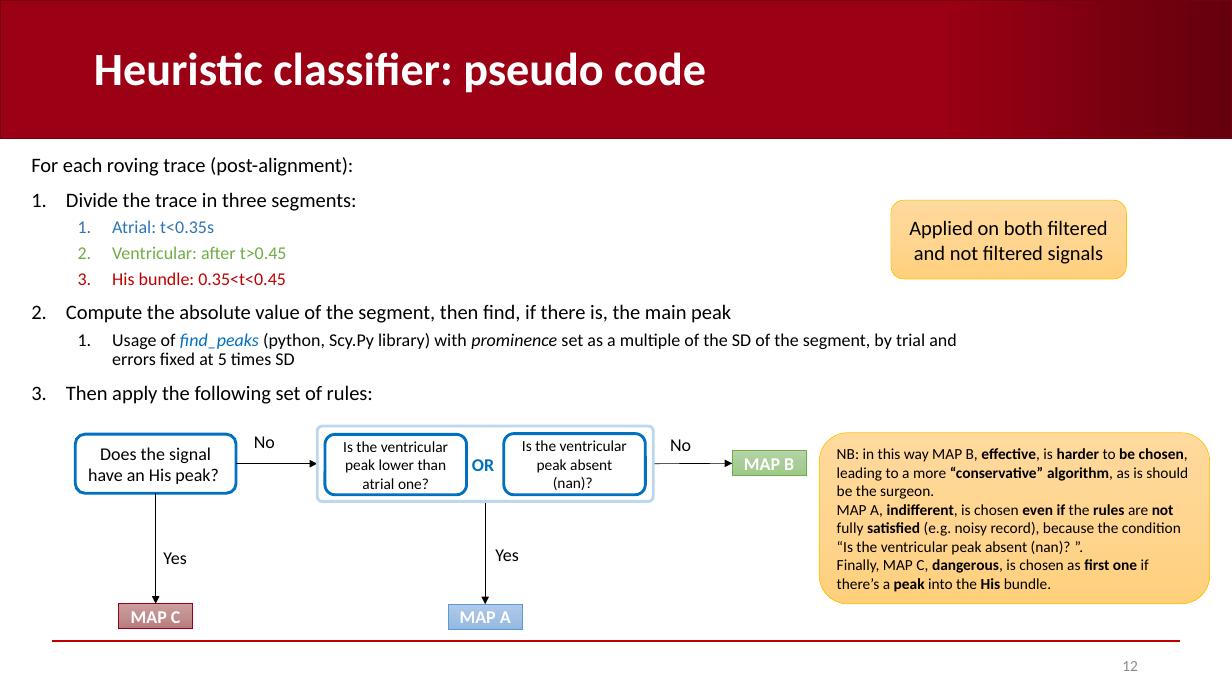
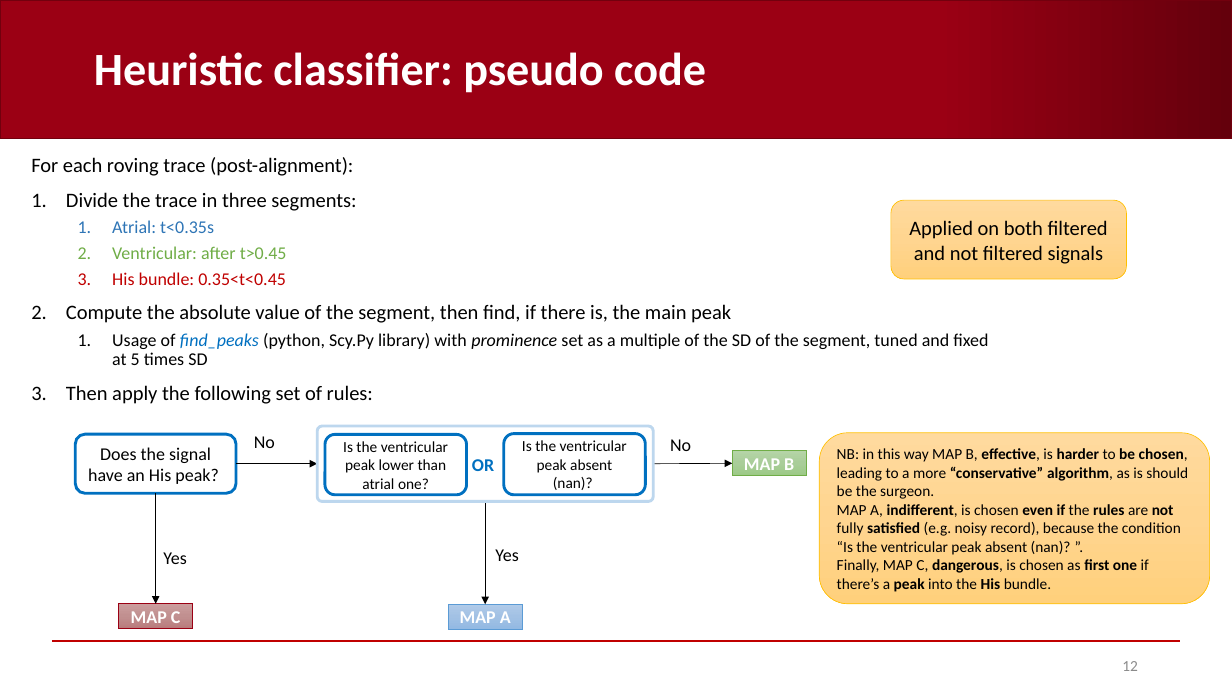
Before and after one commit to AndreaCorrado00/Tesi_magistrale_Corrado_Andrea, a slide deck: slide 12 of Documentation/5. Heuristic classifier.pptx. Drawn at 1232x693 pixels with LibreOffice and Linux fonts; fonts in the diff are those of the drawing; background and template pictures are left out. Boxes give left, top, right and bottom in pixels: in the first picture for what was removed or moved away, otherwise in the second. Text is boxed around its words. In the diff, an @@ line names an element or a change of style, - is before the commit and + after.

Commit message:
ppts heuristic done

```diff
--- a/Documentation/5. Heuristic classifier.pptx
+++ b/Documentation/5. Heuristic classifier.pptx
@@ text at [112, 333, 988, 365]: text changed @@
-  1. Usage of find_peaks (python, Scy.Py library) with prominence set as a multiple of the SD of the segment, by trial and errors fixed at 5 times SD
+  1. Usage of find_peaks (python, Scy.Py library) with prominence set as a multiple of the SD of the segment, tuned and fixed at 5 times SD
```
Also in this commit, not shown: 8 other slides changed, 8 other files.
